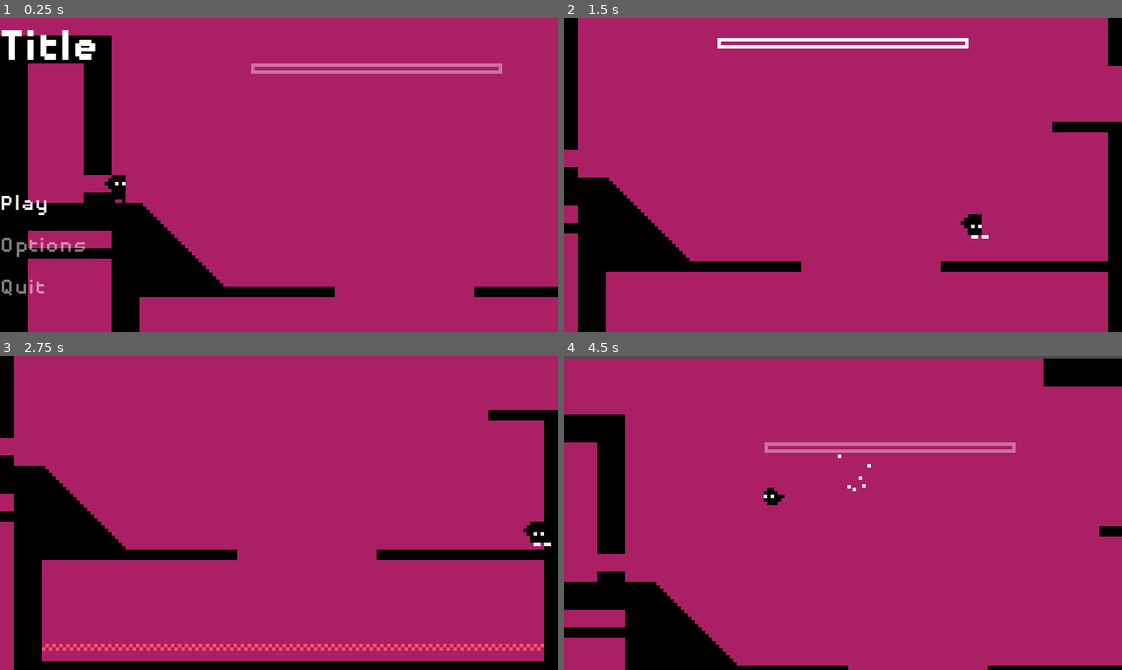
Above: before the commit, frames 1-4 (two rows, left to right).
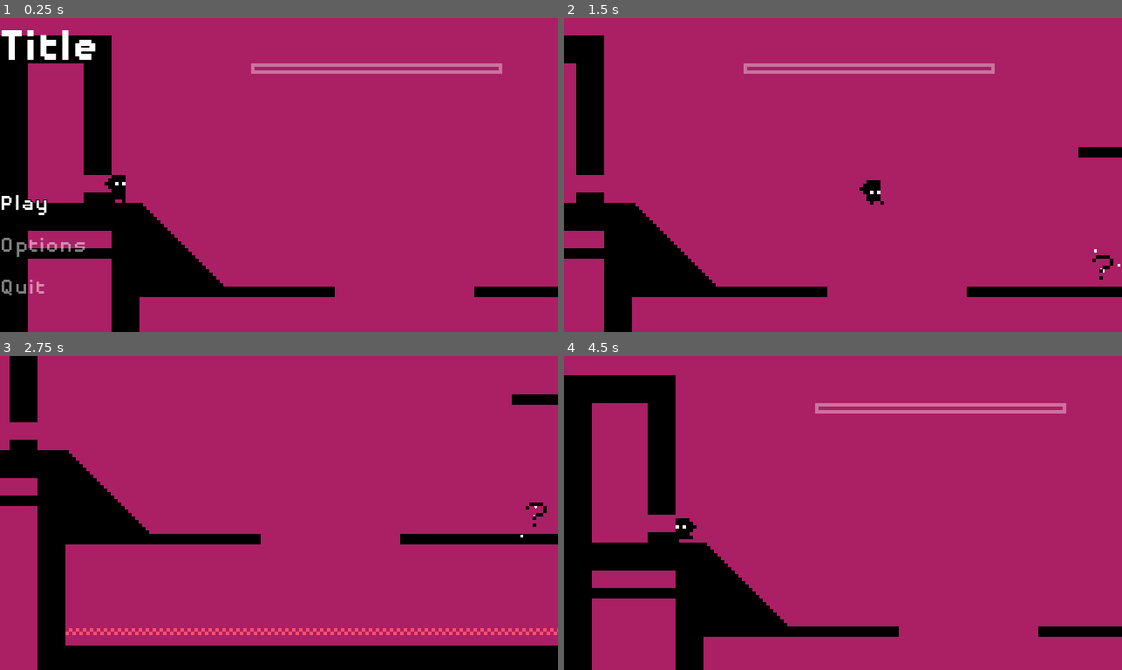
Above: after the commit, the same moments.

Repository: justindeogrades/godotminivania
Game: Godot game, scene res://scene_manager.tscn
The game is run twice, just before and just after one commit, with the same random seed, the same clock (stepped at 60 frames per second) and the same inputs.
Inputs (mouse positions are in pixels of both pictures, inside the frame that each line leads up to):
- Up to frame 1 (0.25 s): no input
- Up to frame 2 (1.5 s): tap Enter (ui_accept) at 0.5, 0.8, 1.35 s; move the mouse to (965, 159) at 0.52 s; hold D (right) 0.53-1.28 s; tap Shift (dash) at 0.6 s; click (965, 159) at 0.67 s; tap Space (jump) at 0.77, 1.07 s; move the mouse to (731, 190) at 1.27 s; hold S (down) from 1.28 s (still down)
- Up to frame 3 (2.75 s): tap Space (jump) at 1.52, 1.55, 1.82, 2.1 s; move the mouse to (334, 443) at 2.02 s; release S (down) at 2.03 s; hold D (right) from 2.03 s (still down); tap Shift (dash) at 2.3 s
- Up to frame 4 (4.5 s): move the mouse to (815, 575) at 2.77 s; release D (right) at 2.78 s; hold W (up) 2.78-3.53 s; tap Shift (dash) at 2.85, 4.35 s; click (815, 575) at 2.92 s; tap Space (jump) at 3.02, 3.32, 3.77, 3.8, 4.07 s; tap Enter (ui_accept) at 3.05, 3.6 s; move the mouse to (1010, 560) at 3.52 s; hold A (left) from 3.53 s (still down); move the mouse to (675, 465) at 4.27 s

The runs differ from the first frame. In frame 1, less than 0.1% of the frame differs, in the area x 5-9%, y 57-59%; in frame 2, 15%; in frame 3, 20%; in frame 4, 24%, in the area x 0-100%, y 0-100%.

Commit message:
Added powerups and fixed a bug with the player's direction when changing rooms

Diff:
--- a/BlueLevel.tscn
+++ b/BlueLevel.tscn
@@ -43,7 +43,7 @@
 format = 2
 layer_0/tile_data = PackedInt32Array(-262139, 65536, 0, -262138, 131072, 0, -262137, 131072, 0, -262136, 131072, 0, -262135, 131072, 0, -262134, 131072, 0, -262133, 131072, 0, -262132, 131072, 0, -262131, 196608, 0)
 
-[node name="RoomA" type="Area2D" parent="."]
+[node name="RoomA" type="Area2D" parent="." groups=["Rooms"]]
 
 [node name="CollisionShape2D" type="CollisionShape2D" parent="RoomA"]
 position = Vector2(62, -0.5)
--- a/Characters/Player.gd
+++ b/Characters/Player.gd
@@ -6,6 +6,7 @@
 @export var dash_velocity = 200
 @export var max_dash_frames = 20;
 @export var max_ghost_frames = 180;
+@export var max_powerup_frames = 300;
 @export var max_ghost_cooldown_frames = 90;
 @export var death_frames_to_respawn = 120;
 @export var floor_pos_update_frames_interval = 10;
@@ -16,6 +17,9 @@
 @onready var camera : Camera2D = $Camera2D;
 @onready var default_hitbox : CollisionShape2D = $DefaultHitbox;
 @onready var dash_hitbox : CollisionShape2D = $DashHitbox;
+@onready var ability_tooltip : Label = $AbilityTooltip;
+@onready var tooltip_timer : Timer = $TooltipTimer;
+
 var double_jump_velocity = jump_velocity * 0.66
 var spawn_point = Vector2(0, 0);
 
@@ -32,6 +36,8 @@
 var ghost_ready = true;
 var ghost_frame = 0;
 var ghost_cooldown_frame = 0;
+var powering_up = false;
+var powerup_frame = 0;
 var sprite_flipped = false;
 var dead = false;
 var death_frame = 0;
@@ -41,6 +47,8 @@
 
 func _ready():
 	camera.position_smoothing_enabled = false;
+	direction.x = Global.warp_dir;
+	update_animation();
 
 func _physics_process(delta):
 
@@ -70,7 +78,7 @@
 		if Input.is_action_just_pressed("jump"):
 			if is_on_floor():
 				velocity.y = jump_velocity
-			elif  double_jump_ready and not dashing:
+			elif  Global.ability_unlocked[Global.ability.DOUBLEJUMP] and double_jump_ready and not dashing:
 				velocity.y = double_jump_velocity
 				emit_particle_burst(Vector3(0,1,0));
 				double_jump_ready = false
@@ -82,7 +90,7 @@
 			velocity.x = move_toward(velocity.x, 0, speed)
 
 
-		if Input.is_action_just_pressed("dash") && dash_ready:
+		if Input.is_action_just_pressed("dash") and Global.ability_unlocked[Global.ability.DASH] and dash_ready:
 			dashing = true;
 			dash_ready = false;
 			dash_frame = 0;
@@ -103,7 +111,7 @@
 				dashing = false;
 			dash_frame += 1;
 
-		if Input.is_action_just_pressed("down") && ghost_ready:
+		if Input.is_action_just_pressed("down") and Global.ability_unlocked[Global.ability.GHOST] and ghost_ready:
 			ghosted = true;
 			ghost_ready = false;
 			shoes_sprite.show();
@@ -127,6 +135,11 @@
 	elif dead:
 		velocity = Vector2.ZERO;
 		pass
+	elif powering_up:
+		velocity = Vector2(0,-1);
+		if(powerup_frame >= max_powerup_frames):
+			exit_powerup_state();
+		powerup_frame += 1;
 
 	update_animation()
 	move_and_slide()
@@ -135,6 +148,8 @@
 	if dashing:
 		animated_sprite.play("dash");
 		shoes_sprite.play("dash")
+	elif powering_up:
+		animated_sprite.play("powerup");
 	else:
 		if is_on_floor():
 			if direction.x != 0:
@@ -194,6 +209,20 @@
 	ghosted = false;
 	player_control = true;
 
+func enter_powerup_state():
+	player_control = false;
+	dashing = false;
+	ghosted = false;
+	direction.x = 0;
+	powering_up = true;
+
+func exit_powerup_state():
+	powerup_frame = 0;
+	player_control = true;
+	powering_up = false;
+	ability_tooltip.visible = true;
+	tooltip_timer.start();
+
 func is_colliding_with_tile(tilemap_name):
 	for i in get_slide_collision_count():
 		var collision = get_slide_collision(i)
@@ -201,17 +230,30 @@
 			return true;
 
 func _on_room_detector_area_entered(area):
-	if not area.is_in_group("SceneWarps"):
+	if  area.is_in_group("Rooms"):
 		var collision_shape = area.get_node("CollisionShape2D");
 		var size = collision_shape.shape.extents * 2;
 		camera.limit_top = collision_shape.global_position.y - size.y / 2;
 		camera.limit_bottom = collision_shape.global_position.y + size.y / 2;
 		camera.limit_left = collision_shape.global_position.x - size.x / 2;
 		camera.limit_right = collision_shape.global_position.x + size.x / 2;
-	else:
+	elif area.is_in_group("SceneWarps"):
 		player_control = false;
+
+	if area.is_in_group("Powerups"):
+		enter_powerup_state();
+		if area.ability_to_unlock == Global.ability.DOUBLEJUMP:
+			ability_tooltip.text = "Space again midair to double jump";
+		elif area.ability_to_unlock == Global.ability.DASH:
+			ability_tooltip.text = "Shift to dash";
+		elif area.ability_to_unlock == Global.ability.GHOST:
+			ability_tooltip.text = "S to collide with ghost tiles";
 
 
 func _on_timer_timeout():
 	#player_control = true;
 	camera.position_smoothing_enabled = true;
+
+
+func _on_tooltip_timer_timeout():
+	ability_tooltip.visible = false;
--- a/Characters/Player.tscn
+++ b/Characters/Player.tscn
@@ -1,8 +1,9 @@
-[gd_scene load_steps=30 format=3 uid="uid://bmrxvp84pylld"]
+[gd_scene load_steps=36 format=3 uid="uid://bmrxvp84pylld"]
 
 [ext_resource type="Texture2D" uid="uid://c4qr2aycapvsd" path="res://Sprites/pete sheet.png" id="1_q87dr"]
 [ext_resource type="Script" path="res://Characters/Player.gd" id="1_s8srl"]
 [ext_resource type="Texture2D" uid="uid://kcpqjqdpton2" path="res://Sprites/shoes sheet.png" id="3_plovu"]
+[ext_resource type="FontFile" uid="uid://bjtqxsp1mkeqg" path="res://Fonts/disposabledroid-bb.regular.ttf" id="4_f1jkd"]
 
 [sub_resource type="RectangleShape2D" id="RectangleShape2D_bfnl8"]
 size = Vector2(4, 8)
@@ -10,21 +11,21 @@
 [sub_resource type="RectangleShape2D" id="RectangleShape2D_m74n4"]
 size = Vector2(4, 3)
 
-[sub_resource type="AtlasTexture" id="AtlasTexture_8l1l1"]
-atlas = ExtResource("1_q87dr")
-region = Rect2(8, 144, 8, 8)
-
-[sub_resource type="AtlasTexture" id="AtlasTexture_3resg"]
-atlas = ExtResource("1_q87dr")
-region = Rect2(40, 144, 8, 8)
-
-[sub_resource type="AtlasTexture" id="AtlasTexture_nvbxa"]
-atlas = ExtResource("1_q87dr")
-region = Rect2(72, 144, 8, 8)
-
-[sub_resource type="AtlasTexture" id="AtlasTexture_gehgg"]
-atlas = ExtResource("1_q87dr")
-region = Rect2(104, 144, 8, 8)
+[sub_resource type="AtlasTexture" id="AtlasTexture_ef3j8"]
+atlas = ExtResource("1_q87dr")
+region = Rect2(7, 144, 8, 8)
+
+[sub_resource type="AtlasTexture" id="AtlasTexture_ba5k7"]
+atlas = ExtResource("1_q87dr")
+region = Rect2(39, 144, 8, 8)
+
+[sub_resource type="AtlasTexture" id="AtlasTexture_gmu0y"]
+atlas = ExtResource("1_q87dr")
+region = Rect2(71, 144, 8, 8)
+
+[sub_resource type="AtlasTexture" id="AtlasTexture_qf3bk"]
+atlas = ExtResource("1_q87dr")
+region = Rect2(103, 144, 8, 8)
 
 [sub_resource type="AtlasTexture" id="AtlasTexture_7bdwt"]
 atlas = ExtResource("1_q87dr")
@@ -49,6 +50,22 @@
 [sub_resource type="AtlasTexture" id="AtlasTexture_j0cly"]
 atlas = ExtResource("1_q87dr")
 region = Rect2(8, 80, 8, 8)
+
+[sub_resource type="AtlasTexture" id="AtlasTexture_uyki6"]
+atlas = ExtResource("1_q87dr")
+region = Rect2(8, 176, 8, 8)
+
+[sub_resource type="AtlasTexture" id="AtlasTexture_0j6f2"]
+atlas = ExtResource("1_q87dr")
+region = Rect2(40, 176, 8, 8)
+
+[sub_resource type="AtlasTexture" id="AtlasTexture_7maba"]
+atlas = ExtResource("1_q87dr")
+region = Rect2(72, 176, 8, 8)
+
+[sub_resource type="AtlasTexture" id="AtlasTexture_shuvo"]
+atlas = ExtResource("1_q87dr")
+region = Rect2(104, 176, 8, 8)
 
 [sub_resource type="AtlasTexture" id="AtlasTexture_j4c7w"]
 atlas = ExtResource("1_q87dr")
@@ -62,16 +79,16 @@
 animations = [{
 "frames": [{
 "duration": 1.0,
-"texture": SubResource("AtlasTexture_8l1l1")
-}, {
-"duration": 1.0,
-"texture": SubResource("AtlasTexture_3resg")
-}, {
-"duration": 1.0,
-"texture": SubResource("AtlasTexture_nvbxa")
-}, {
-"duration": 1.0,
-"texture": SubResource("AtlasTexture_gehgg")
+"texture": SubResource("AtlasTexture_ef3j8")
+}, {
+"duration": 1.0,
+"texture": SubResource("AtlasTexture_ba5k7")
+}, {
+"duration": 1.0,
+"texture": SubResource("AtlasTexture_gmu0y")
+}, {
+"duration": 1.0,
+"texture": SubResource("AtlasTexture_qf3bk")
 }],
 "loop": true,
 "name": &"dash",
@@ -109,6 +126,23 @@
 "loop": true,
 "name": &"jump",
 "speed": 5.0
+}, {
+"frames": [{
+"duration": 1.0,
+"texture": SubResource("AtlasTexture_uyki6")
+}, {
+"duration": 1.0,
+"texture": SubResource("AtlasTexture_0j6f2")
+}, {
+"duration": 1.0,
+"texture": SubResource("AtlasTexture_7maba")
+}, {
+"duration": 1.0,
+"texture": SubResource("AtlasTexture_shuvo")
+}],
+"loop": true,
+"name": &"powerup",
+"speed": 12.0
 }, {
 "frames": [{
 "duration": 1.0,
@@ -221,6 +255,11 @@
 [sub_resource type="RectangleShape2D" id="RectangleShape2D_ht2dl"]
 size = Vector2(4, 8)
 
+[sub_resource type="LabelSettings" id="LabelSettings_fdwht"]
+line_spacing = 1.0
+font = ExtResource("4_f1jkd")
+font_size = 6
+
 [node name="CharacterBody2D" type="CharacterBody2D"]
 slide_on_ceiling = false
 safe_margin = 0.001
@@ -238,8 +277,9 @@
 
 [node name="AnimatedSprite2D" type="AnimatedSprite2D" parent="."]
 sprite_frames = SubResource("SpriteFrames_2iimc")
-animation = &"walk"
+animation = &"powerup"
 autoplay = "idle"
+frame_progress = 0.171789
 
 [node name="ShoesSprite" type="AnimatedSprite2D" parent="."]
 visible = false
@@ -256,7 +296,7 @@
 explosiveness = 0.9
 randomness = 1.0
 
-[node name="RoomDetector" type="Area2D" parent="."]
+[node name="RoomDetector" type="Area2D" parent="." groups=["RoomDetector"]]
 
 [node name="CollisionShape2D" type="CollisionShape2D" parent="RoomDetector"]
 shape = SubResource("RectangleShape2D_ht2dl")
@@ -281,5 +321,21 @@
 one_shot = true
 autostart = true
 
+[node name="AbilityTooltip" type="Label" parent="."]
+visible = false
+offset_left = -14.0
+offset_top = -26.0
+offset_right = 14.0
+text = "Test"
+label_settings = SubResource("LabelSettings_fdwht")
+horizontal_alignment = 1
+vertical_alignment = 1
+autowrap_mode = 2
+
+[node name="TooltipTimer" type="Timer" parent="."]
+wait_time = 4.0
+one_shot = true
+
 [connection signal="area_entered" from="RoomDetector" to="." method="_on_room_detector_area_entered"]
 [connection signal="timeout" from="Timer" to="." method="_on_timer_timeout"]
+[connection signal="timeout" from="TooltipTimer" to="." method="_on_tooltip_timer_timeout"]
--- a/MainMenu.gd
+++ b/MainMenu.gd
@@ -44,3 +44,7 @@
 
 func _on_quit_focus_exited():
 	$Quit.label_settings.font_color = default_colour;
+
+func _on_quit_gui_input(event):
+	if Input.is_action_just_pressed("ui_accept"):
+		get_tree().quit();
--- a/RedLevel.gd
+++ b/RedLevel.gd
@@ -8,7 +8,6 @@
 	player = load(player_scene_path).instantiate();
 	add_child(player);
 	player.position = Global.warp_pos;
-	player.direction.x = Global.warp_dir;
 	if not Global.main_menu_created:
 		var menu = load(menu_scene_path).instantiate();
 		add_child(menu);
--- a/RedLevel.tscn
+++ b/RedLevel.tscn
@@ -6,6 +6,7 @@
 [ext_resource type="TileSet" uid="uid://5ty0ghq1d5ik" path="res://Tilesets/terrain.tres" id="3_ste4q"]
 [ext_resource type="TileSet" uid="uid://b2hd3pg5ga6bb" path="res://Tilesets/ghost.tres" id="4_f07mf"]
 [ext_resource type="Script" path="res://SceneWarp.gd" id="6_kus0f"]
+[ext_resource type="PackedScene" uid="uid://dbjlbtwxu461" path="res://powerup.tscn" id="7_5ve3a"]
 
 [sub_resource type="RectangleShape2D" id="RectangleShape2D_k85km"]
 size = Vector2(188, 128)
@@ -44,13 +45,13 @@
 format = 2
 layer_0/tile_data = PackedInt32Array(-262139, 65536, 0, -262138, 131072, 0, -262137, 131072, 0, -262136, 131072, 0, -26 …(235 unchanged characters)…
 
-[node name="RoomA" type="Area2D" parent="."]
+[node name="RoomA" type="Area2D" parent="." groups=["Rooms"]]
 
 [node name="CollisionShape2D" type="CollisionShape2D" parent="RoomA"]
 position = Vector2(62, 7)
 shape = SubResource("RectangleShape2D_k85km")
 
-[node name="RoomB" type="Area2D" parent="."]
+[node name="RoomB" type="Area2D" parent="." groups=["Rooms"]]
 
 [node name="CollisionShape2D" type="CollisionShape2D" parent="RoomB"]
 position = Vector2(263.5, 7)
@@ -74,5 +75,16 @@
 position = Vector2(382, -17)
 shape = SubResource("RectangleShape2D_bfn6u")
 
+[node name="DoubleJump" parent="." instance=ExtResource("7_5ve3a")]
+position = Vector2(143, 27)
+
+[node name="Dash" parent="." instance=ExtResource("7_5ve3a")]
+position = Vector2(201, 60)
+ability_to_unlock = 1
+
+[node name="Ghost" parent="." instance=ExtResource("7_5ve3a")]
+position = Vector2(292, 4)
+ability_to_unlock = 2
+
 [connection signal="body_entered" from="SceneWarp" to="SceneWarp" method="_on_body_entered"]
 [connection signal="body_entered" from="SceneWarp2" to="SceneWarp2" method="_on_body_entered"]
--- a/global.gd
+++ b/global.gd
@@ -1,10 +1,16 @@
 extends Node
+
+enum ability {
+	DOUBLEJUMP,
+	DASH,
+	GHOST
+}
 
 var warp_pos = Vector2.ZERO;
 var warp_scene_path = " ";
 var warp_dir = 0;
 var main_menu_created = false;
-"""var player = get_tree().get_root().get_node("Pink Level").get_node("Player");"""
+var ability_unlocked = [false, false, false];
 
 # Called when the node enters the scene tree for the first time.
 func _ready():
--- a/menus.tscn
+++ b/menus.tscn
@@ -7,6 +7,8 @@
 [sub_resource type="LabelSettings" id="LabelSettings_uv2ld"]
 font = ExtResource("2_q8kft")
 font_size = 8
+outline_size = 1
+outline_color = Color(0, 0, 0, 1)
 
 [sub_resource type="LabelSettings" id="LabelSettings_hoqep"]
 font = ExtResource("2_q8kft")
@@ -71,3 +73,4 @@
 [connection signal="focus_exited" from="MainMenu/Options" to="MainMenu" method="_on_options_focus_exited"]
 [connection signal="focus_entered" from="MainMenu/Quit" to="MainMenu" method="_on_quit_focus_entered"]
 [connection signal="focus_exited" from="MainMenu/Quit" to="MainMenu" method="_on_quit_focus_exited"]
+[connection signal="gui_input" from="MainMenu/Quit" to="MainMenu" method="_on_quit_gui_input"]
--- /dev/null
+++ b/powerup.gd
@@ -0,0 +1,16 @@
+extends Node2D
+
+@export var ability_to_unlock : int;
+# Called when the node enters the scene tree for the first time.
+func _ready():
+	pass
+
+
+# Called every frame. 'delta' is the elapsed time since the previous frame.
+func _process(delta):
+	pass
+
+func _on_area_entered(area):
+	if area.is_in_group("RoomDetector"):
+		Global.ability_unlocked[ability_to_unlock] = true;
+		call_deferred("queue_free");
--- /dev/null
+++ b/powerup.tscn
@@ -0,0 +1,52 @@
+[gd_scene load_steps=8 format=3 uid="uid://dbjlbtwxu461"]
+
+[ext_resource type="Script" path="res://powerup.gd" id="1_w1pyu"]
+[ext_resource type="Texture2D" uid="uid://j37vyqdl2b7u" path="res://Sprites/powerup.png" id="2_gtt0o"]
+
+[sub_resource type="RectangleShape2D" id="RectangleShape2D_0neje"]
+size = Vector2(6, 7)
+
+[sub_resource type="CanvasItemMaterial" id="CanvasItemMaterial_xaqwy"]
+
+[sub_resource type="ParticleProcessMaterial" id="ParticleProcessMaterial_lvann"]
+emission_shape = 1
+emission_sphere_radius = 8.0
+particle_flag_disable_z = true
+direction = Vector3(0, 0, 0)
+spread = 180.0
+gravity = Vector3(0, 0, 0)
+orbit_velocity_min = 0.0
+orbit_velocity_max = 0.0
+scale_min = 0.1
+
+[sub_resource type="AtlasTexture" id="AtlasTexture_s4il3"]
+atlas = ExtResource("2_gtt0o")
+region = Rect2(0, 0, 8, 8)
+
+[sub_resource type="SpriteFrames" id="SpriteFrames_jq6xs"]
+animations = [{
+"frames": [{
+"duration": 1.0,
+"texture": SubResource("AtlasTexture_s4il3")
+}],
+"loop": true,
+"name": &"default",
+"speed": 5.0
+}]
+
+[node name="Area2D" type="Area2D" groups=["Powerups"]]
+script = ExtResource("1_w1pyu")
+
+[node name="CollisionShape2D" type="CollisionShape2D" parent="."]
+position = Vector2(0, -0.5)
+shape = SubResource("RectangleShape2D_0neje")
+
+[node name="GPUParticles2D" type="GPUParticles2D" parent="."]
+material = SubResource("CanvasItemMaterial_xaqwy")
+process_material = SubResource("ParticleProcessMaterial_lvann")
+lifetime = 0.5
+
+[node name="AnimatedSprite2D" type="AnimatedSprite2D" parent="."]
+sprite_frames = SubResource("SpriteFrames_jq6xs")
+
+[connection signal="area_entered" from="." to="." method="_on_area_entered"]
Not shown: 1 places in RedLevel.tscn that only renumber resources
Binary file changed: Sprites/pete sheet.png
Binary file added: Sprites/powerup.png
Not shown, added: Sprites/powerup.png.import
